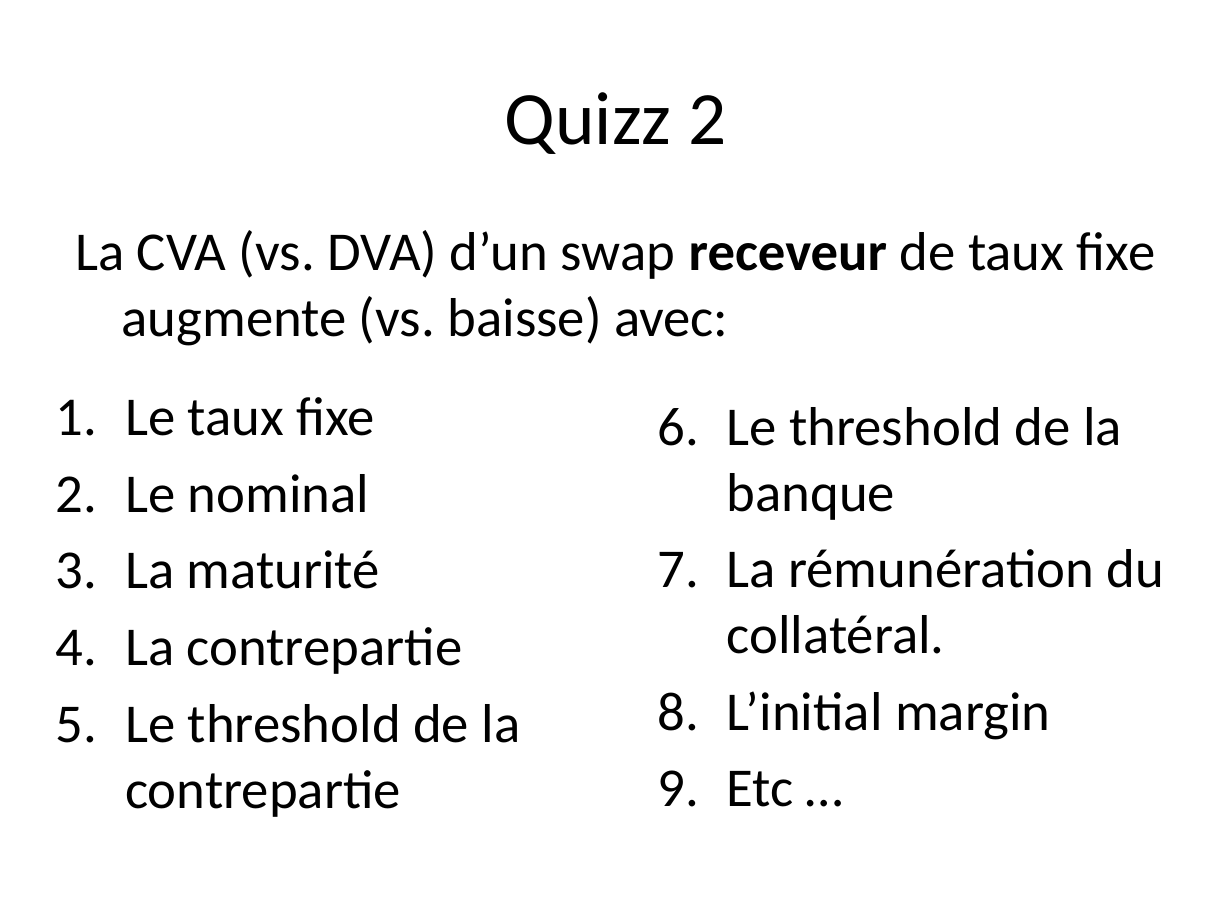
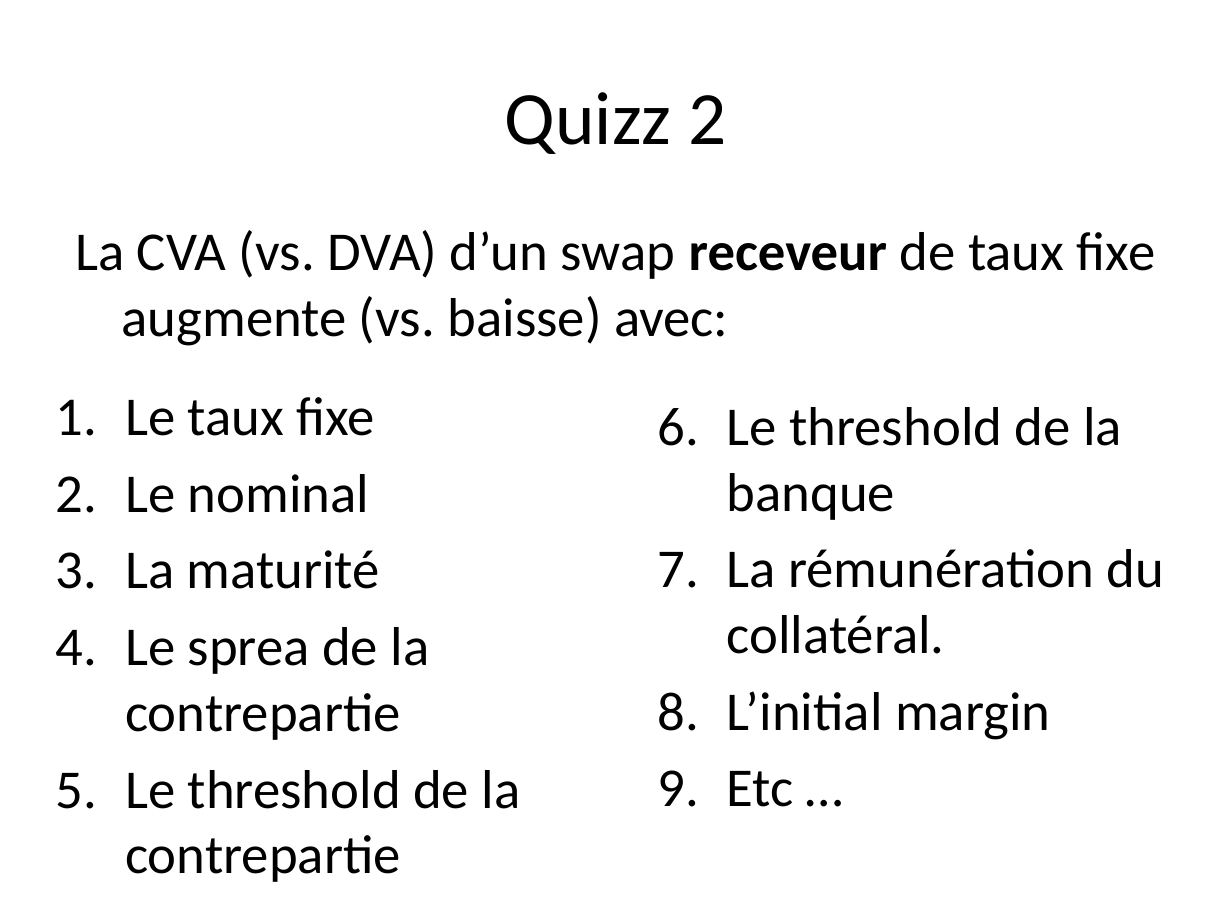
Before and after one commit to rguillemot/Formation_Finance, a slide deck: slide 28 of CVA/CVA.pptx (slide 24 before the commit). Drawn at 1232x924 pixels with LibreOffice and Linux fonts; fonts in the diff are those of the drawing. Boxes give left, top, right and bottom in pixels: in the first picture for what was removed or moved away, otherwise in the second. Text is boxed around its words. In the diff, an @@ line names an element or a change of style, - is before the commit and + after.

```diff
--- a/CVA/CVA.pptx
+++ b/CVA/CVA.pptx
@@ text at (125,627,430,740): text changed @@
-4. La contrepartie
+4. Le sprea de la contrepartie
```
Also in this commit, not shown: 4 other slides changed, 5 slides added, 1 slide removed.
